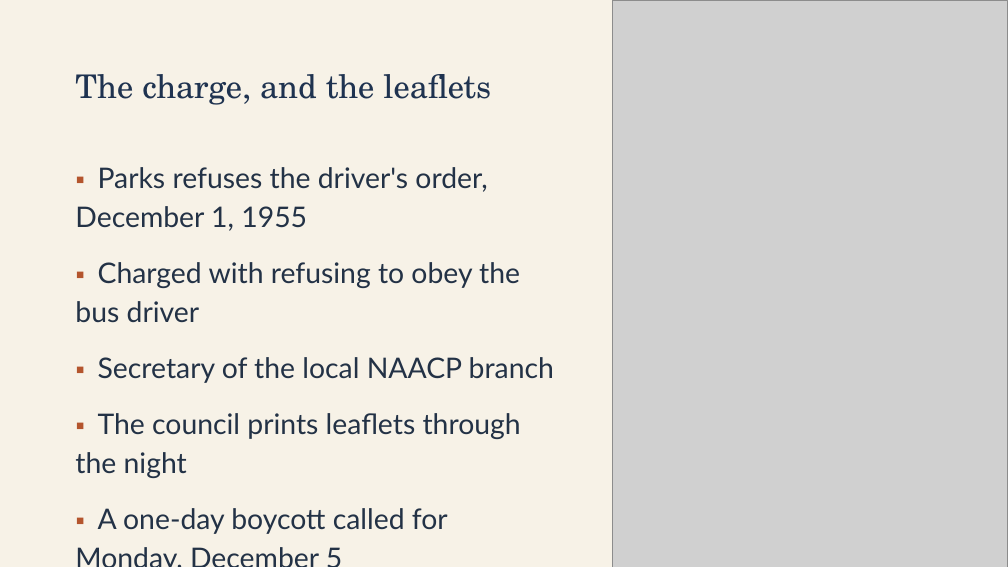
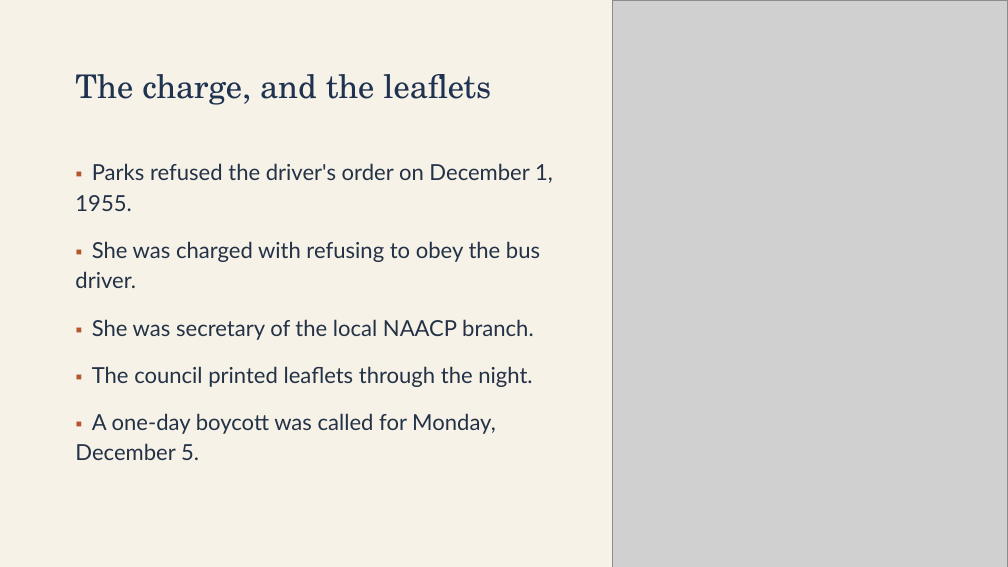
Before and after one commit to ab17gthb/humanities-curriculum-group, a slide deck: slide 7 of civil-rights/lesson-03/lesson-03-slides.pptx. Drawn at 1008x567 pixels with LibreOffice and Linux fonts; fonts in the diff are those of the drawing; grey boxes stand for pictures. Boxes give left, top, right and bottom in pixels: in the first picture for what was removed or moved away, otherwise in the second. Text is boxed around its words. In the diff, an @@ line names an element or a change of style, - is before the commit and + after.

```diff
--- a/civil-rights/lesson-03/lesson-03-slides.pptx
+++ b/civil-rights/lesson-03/lesson-03-slides.pptx
@@ text at [75, 163, 553, 460]: text changed; size 27 to 21 pt @@
-▪ Parks refuses the driver's order, December 1, 1955
-▪ Charged with refusing to obey the bus driver
-▪ Secretary of the local NAACP branch
-▪ The council prints leaflets through the night
-▪ A one-day boycott called for Monday, December 5
+▪ Parks refused the driver's order on December 1, 1955.
+▪ She was charged with refusing to obey the bus driver.
+▪ She was secretary of the local NAACP branch.
+▪ The council printed leaflets through the night.
+▪ A one-day boycott was called for Monday, December 5.
```
Also in this commit, not shown: 7 other slides changed, 6 other files.
